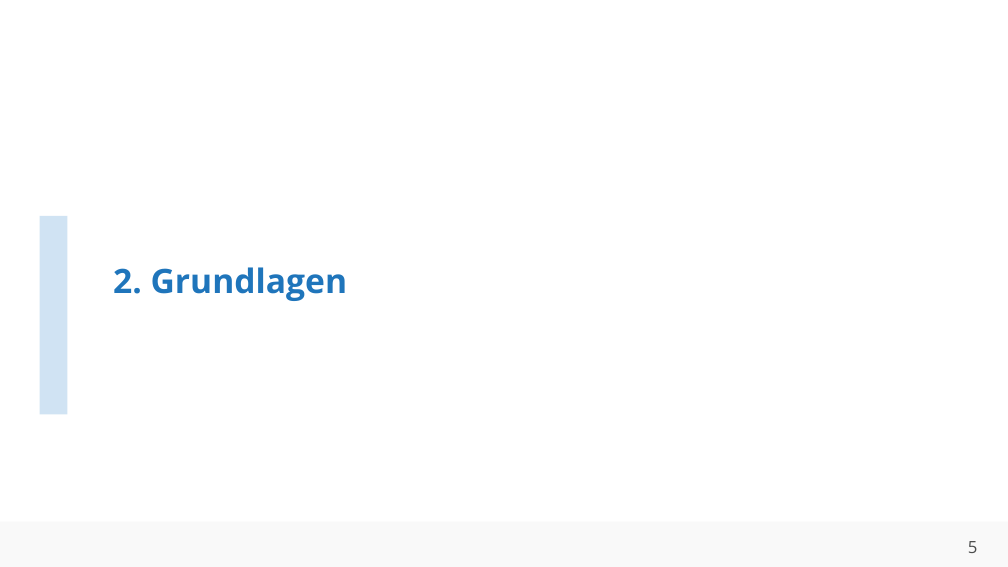
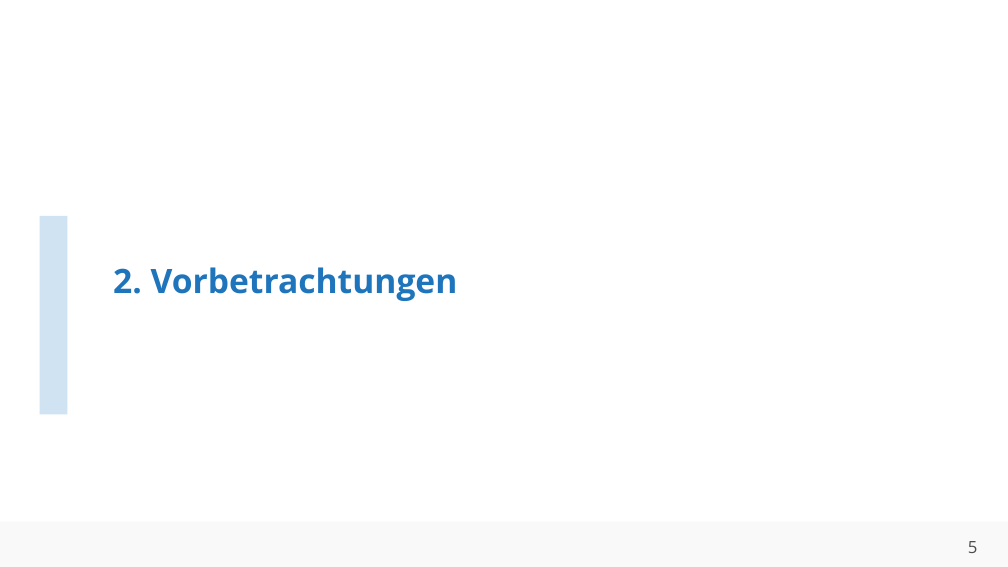
Before and after one commit to ahndavin/Abschlussarbeit_Bachelor, a slide deck: slide 5 of Kolloquium/Kolloquium.pptx. Drawn at 1008x567 pixels with LibreOffice and Linux fonts; fonts in the diff are those of the drawing; background and template pictures are left out. Boxes give left, top, right and bottom in pixels: in the first picture for what was removed or moved away, otherwise in the second. Text is boxed around its words. In the diff, an @@ line names an element or a change of style, - is before the commit and + after.

```diff
--- a/Kolloquium/Kolloquium.pptx
+++ b/Kolloquium/Kolloquium.pptx
@@ title at (x1=113, y1=267, x2=458, y2=301): text changed @@
-2. Grundlagen
+2. Vorbetrachtungen
```
Also in this commit, not shown: 3 other slides changed, 1 other file.
